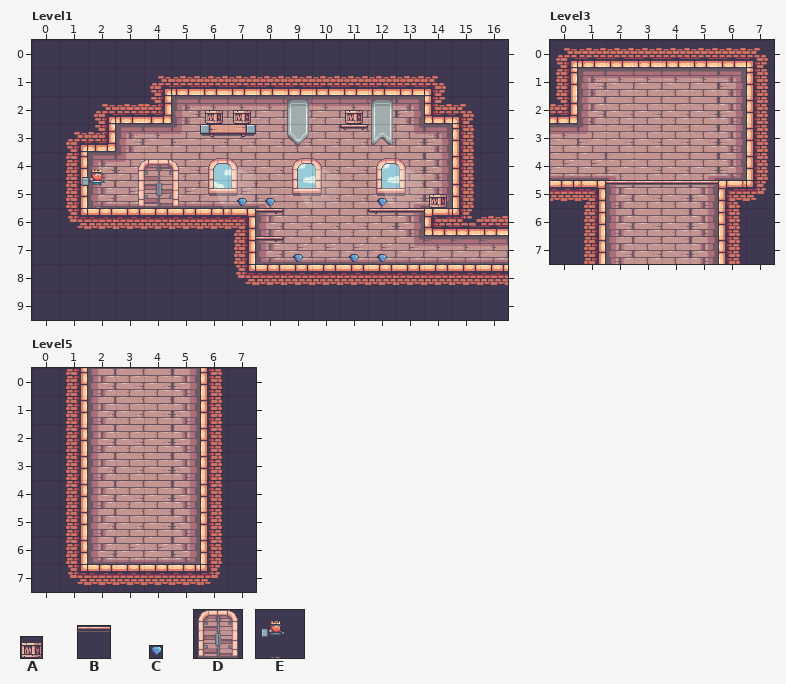
Two states of a LDtk project, LDtkMonogame.Examples/Assets/LDtkMonogameExample.ldtk. The picture above is the old version.
Cells are 32x32 px. Shown: Level1 x 0..16, y 0..9; Level3 x 0..7, y 0..7; Level5 x 0..7, y 0..7. The commit also changed other parts of the map, which this record leaves out.
Key: from "Box": A sheet position 0,0; from "Decorations_Tileset": B 10; from "Diamond": C sheet position 0,0; from "Door": D sheet position 0,0; from "KingHuman": E sheet position 0,0.
_ is an empty cell.
Objects are placed by their top-left corner, in cells (3,4 is the top-left corner of cell 3,4); size is 1x1 cell unless given.
Layers that did not change in this view are not listed.
Objects on layer "Entities" before, Level1:
A "Crate" at 14.2,5.3 size 0.7x0.7
A "Crate" at 11.2,2.3 size 0.7x0.7
E "Player" at 1.3,4.2 size 2.4x1.8
A "Crate" at 7.2,2.3 size 0.7x0.7
A "Crate" at 6.2,2.3 size 0.7x0.7
D "Door" at 3.6,4.2 size 1.8x1.8
C "Diamond" at 8.3,5.6 size 0.4x0.4
C "Diamond" at 7.3,5.6 size 0.4x0.4
C "Diamond" at 12.3,5.6 size 0.4x0.4
C "Diamond" at 12.3,7.6 size 0.4x0.4
C "Diamond" at 11.3,7.6 size 0.4x0.4
C "Diamond" at 9.3,7.6 size 0.4x0.4
The same view after the edit:
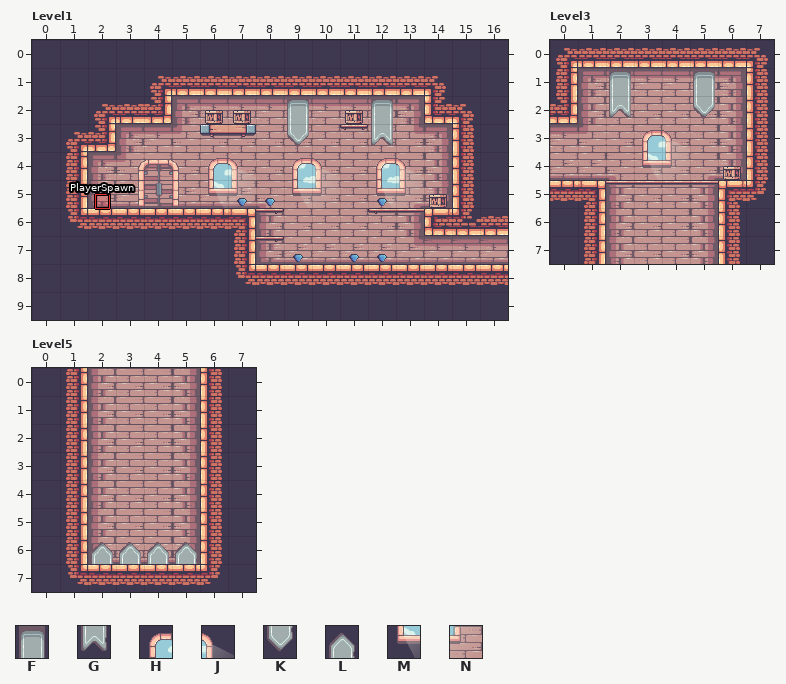
Further tiles: from "Decorations_Tileset": F 8, G 22, H 23, J 24, K 29, L 29 flipped up-down, M 30, N 31.
See-through tiles are keyed as they look on the map.
The edit:
Changed rows in their new state; . is an unchanged cell.
Layer "Entities", Level1:
added: "PlayerSpawn" rectangle at 2.2,5.5 size 0.5x0.5
removed: E "Player" at 1.3,4.2 size 2.4x1.8
Layer "Tiles", Level3:
first column x 2:
1 F..F
2 G..K
3 .HJ.
4 .MN.
Layer "Entities", Level3:
added: A "Crate" at 6.2,4.3 size 0.7x0.7
Layer "Tiles", Level5:
first column x 2:
6 LLLL
